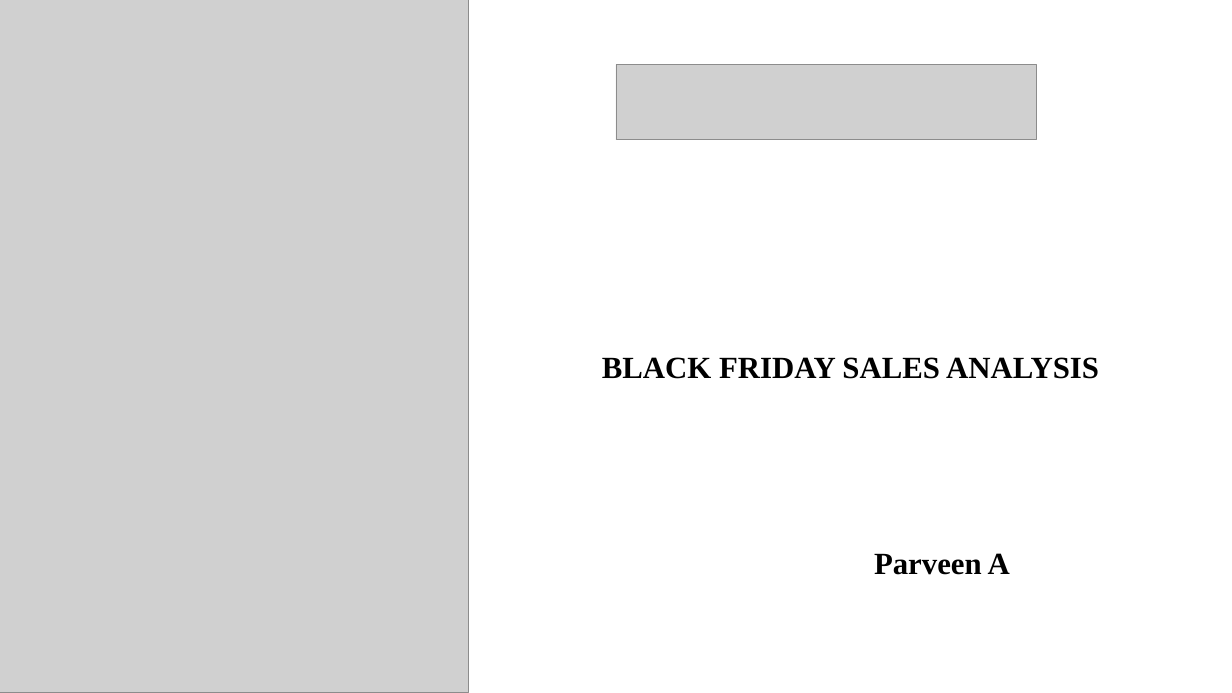
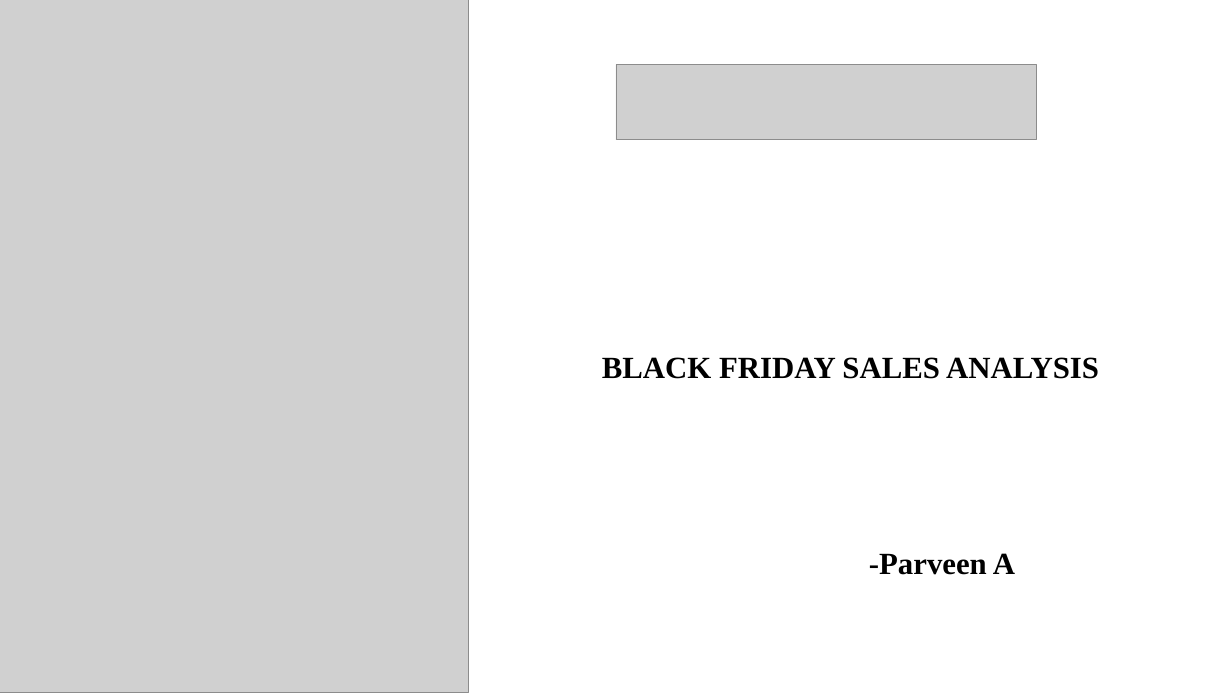
Before and after one commit to ParveenA14/BlackFridaySalesAnalysis, a slide deck: slide 1 of Black_Friday_Sales.pptx. Drawn at 1232x693 pixels with LibreOffice and Linux fonts; fonts in the diff are those of the drawing; grey boxes stand for pictures. Boxes give left, top, right and bottom in pixels: in the first picture for what was removed or moved away, otherwise in the second. Text is boxed around its words. In the diff, an @@ line names an element or a change of style, - is before the commit and + after.

```diff
--- a/Black_Friday_Sales.pptx
+++ b/Black_Friday_Sales.pptx
@@ subtitle at (869, 553, 1015, 575): text changed @@
-Parveen A
+-Parveen A
```
Also in this commit, not shown: 1 other file.
